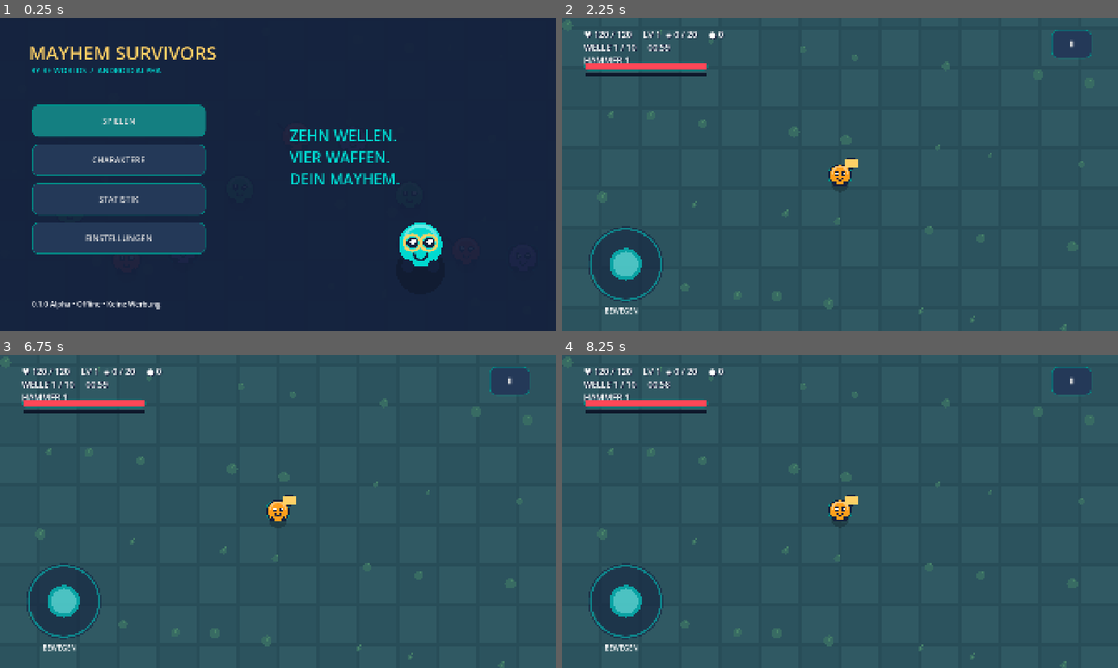
Above: before the commit, frames 1-4 (two rows, left to right).
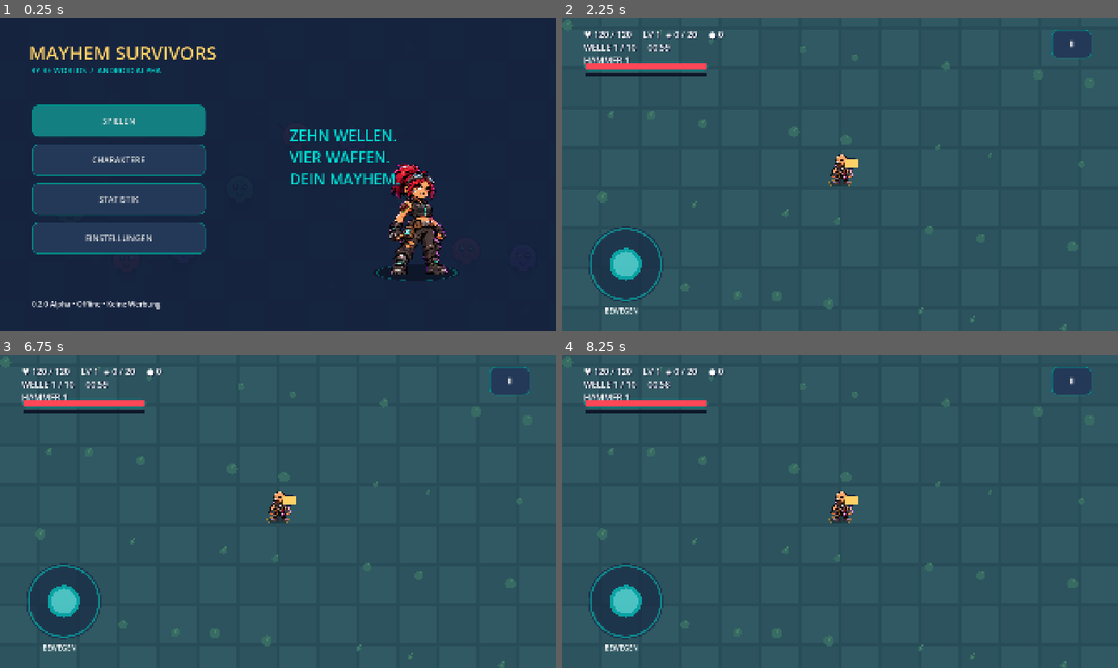
Above: after the commit, the same moments.

Repository: Whiskymitschuss/Match3
Game: Godot game, scene res://scenes/boot/main.tscn
The game is run twice, just before and just after one commit, with the same random seed, the same clock (stepped at 60 frames per second) and the same inputs.
Inputs:
- Up to frame 1 (0.25 s): no input
- Up to frame 2 (2.25 s): click "SPIELEN" at 0.5 s; click "AUSWÄHLEN" at 1.25 s; click "LOS GEHT’S" at 2 s
- Up to frame 3 (6.75 s): click "Ⅱ" at 2.75 s; click "EINSTELLUNGEN" at 3.5 s; click "ZURÜCK" at 4.25 s; click "HAUPTMENÜ" at 5 s; click "WEITERSPIELEN" at 5.75 s; click "FORTSETZEN" at 6.5 s
- Up to frame 4 (8.25 s): click "Ⅱ" at 7.25 s; click "FORTSETZEN" at 8 s

The runs differ from the first frame. In frame 1, 2.5% of the frame differs, in the area x 6-83%, y 46-93%; in frame 2, 0.3%; in frame 3, 0.3%; in frame 4, 0.3%.

Commit message:
Add reference-inspired comic character art with unchanged gameplay balance

Diff:
--- a/MayhemSurvivors/project.godot
+++ b/MayhemSurvivors/project.godot
@@ -1,7 +1,7 @@
 config_version=5
 [application]
 config/name="Mayhem Survivors"
-config/version="0.1.0 Alpha"
+config/version="0.2.0 Alpha"
 run/max_fps=60
 run/main_scene="res://scenes/boot/main.tscn"
 config/features=PackedStringArray("4.6", "GL Compatibility")
--- a/MayhemSurvivors/scripts/core/game.gd
+++ b/MayhemSurvivors/scripts/core/game.gd
@@ -2,6 +2,8 @@
 # All simulation advances exclusively in COMBAT. UI stays active in every state.
 const GameStateMachine = preload('res://scripts/core/game_state_machine.gd')
 const State = GameStateMachine.State
+const CharacterArt = preload('res://scripts/ui/character_art.gd')
+var facing = 1.0
 const INK = Color('#14213D')
 const TEAL = Color('#00D9D0')
 const GOLD = Color('#FFD166')
@@ -242,8 +244,8 @@
 	ui_root.add_child(stack)
 	for item in [play_button,char_button,stats_button,settings_button]:
 		item.reparent(stack)
-	label_at('0.1.0 Alpha • Offline • Keine Werbung',Vector2(110,970),25)
-	portrait(Vector2(1340,665),1,1.25)
+	label_at('0.2.0 Alpha • Offline • Keine Werbung',Vector2(110,970),25)
+	portrait(Vector2(1240,495),1,1.1)
 	label_at('ZEHN WELLEN.\nVIER WAFFEN.\nDEIN MAYHEM.',Vector2(1000,370),52,TEAL)
 
 func portrait(pos: Vector2, index: int, factor: float = 1.0, mode: String = 'portrait'):
@@ -259,16 +261,26 @@
 
 func character_select():
 	change_state(State.CHARACTER_SELECT)
-	backdrop('WÄHLE DEINEN HELDEN','Drei Persönlichkeiten. Ein chaotischer Auftrag.')
+	backdrop('WÄHLE DEINEN HELDEN','RF WORLDS / MAYHEM CREW')
+	var roles = ['DER BERSERKER','DIE TECHNIKERIN','DER SCHATTEN']
 	for i in range(3):
 		var c = characters[i]
-		var x = 110 + i*575
-		portrait(Vector2(x+315,245),i,.75)
-		label_at(c.name,Vector2(x+20,300),44,Color(c.color))
-		label_at(c.description,Vector2(x+20,380),23)
-		label_at('%d HP   •   %d Tempo\nStart: %s' % [c.hp,c.speed,weapon_data[c.weapon].name],Vector2(x+20,450),27)
-		button('AUSWÄHLEN',Vector2(x,610),Vector2(515,110),func(): selected=i; start_run(),Color(c.color).darkened(.65))
-	button('ZURÜCK',Vector2(110,880),Vector2(340,95),main_menu)
+		var x = 100 + i*585
+		var card = Panel.new()
+		card.position = Vector2(x,230)
+		card.size = Vector2(550,705)
+		card.mouse_filter = Control.MOUSE_FILTER_IGNORE
+		var box = style(Color('#201d35')).duplicate()
+		box.border_color = Color(c.color).darkened(.4)
+		card.add_theme_stylebox_override('panel',box)
+		ui_root.add_child(card)
+		portrait(Vector2(x+77,240),i,1.1)
+		label_at(roles[i],Vector2(x+25,645),23,Color(c.color))
+		label_at(c.name,Vector2(x+25,677),42,Color.WHITE)
+		label_at(c.description,Vector2(x+25,739),22)
+		label_at('%d HP  /  %d Tempo  /  %s' % [c.hp,c.speed,weapon_data[c.weapon].name],Vector2(x+25,782),22)
+		button('AUSWÄHLEN',Vector2(x+20,835),Vector2(510,85),func(): selected=i; start_run(),Color(c.color).darkened(.65))
+	button('ZURÜCK',Vector2(100,965),Vector2(340,85),main_menu)
 
 func statistics():
 	backdrop('DEINE STATISTIK','Lokal auf deinem Gerät gespeichert')
@@ -326,6 +338,7 @@
 	upgrade_counts.clear()
 	weapons = [{'id':c.weapon,'level':1,'clock':0.0}]
 	player.position = Vector2(1200,800)
+	facing = 1.0
 	result_recorded = false
 	prepare_wave()
 
@@ -423,6 +436,7 @@
 	run_time += delta
 	remaining = maxf(0,remaining-delta)
 	hurt_clock -= delta
+	if absf(move_input.x)>.08: facing = -1.0 if move_input.x<0 else 1.0
 	player.move_analog(move_input,speed)
 	orbit_angle += delta*3.5
 	spawn_clock -= delta
@@ -712,7 +726,7 @@
 	cleanup()
 	sound('victory' if victory else 'defeat')
 	backdrop('MAYHEM GEMEISTERT!' if victory else 'DAS WAR EIN MAYHEM!','RF WORLDS • '+('SIEG' if victory else 'GAME OVER'))
-	portrait(Vector2(1450,300),selected,1.3,'victory' if victory else 'defeat')
+	portrait(Vector2(1380,300),selected,1.05,'victory' if victory else 'defeat')
 	label_at('Welle %d / 10     Zeit %02d:%02d\nKills %d     Level %d\nSchaden %d     Gesammelte Coins %d\n\n%s' % [wave_number,int(run_time)/60,int(run_time)%60,kills,level,dealt,earned,weapon_summary()],Vector2(110,300),33)
 	button('NOCHMAL SPIELEN',Vector2(110,740),Vector2(540,110),start_run)
 	button('CHARAKTERE',Vector2(690,740),Vector2(500,110),character_select)
@@ -747,6 +761,20 @@
 	draw_arc(pos+Vector2(0,radius*.28),radius*.25,0,PI,10,INK,3,true)
 	for side in [-1,1]:
 		draw_circle(pos+Vector2(side*radius*.55,radius*.85),radius*.24,INK)
+
+func draw_player_character():
+	var moving = state == State.COMBAT and move_input.length_squared()>.01
+	var stride = sin(animation_clock*12) if moving else 0.0
+	var pos = player.position
+	var accent = Color(characters[selected].color)
+	draw_set_transform(pos+Vector2(0,26),0,Vector2(1,.3))
+	draw_circle(Vector2.ZERO,33,Color(0,0,0,.3))
+	draw_arc(Vector2.ZERO,35,0,TAU,32,Color(accent,.55),3,true)
+	draw_set_transform(pos,stride*.035,Vector2(facing,1))
+	var tint = Color(2,2,2,1) if hurt_clock>.4 else Color.WHITE
+	var rect = Rect2(Vector2(-48,-64-absf(stride)*3),Vector2(96,96))
+	draw_texture_rect_region(CharacterArt.TEXTURE,rect,CharacterArt.region(characters[selected].id,true),tint)
+	draw_set_transform(Vector2.ZERO)
 
 func _draw():
 	draw_rect(Rect2(0,0,2400,1600),Color('#284d58'))
@@ -777,7 +805,7 @@
 		if e.hp<e.max_hp:
 			draw_line(e.pos+Vector2(-e.radius,-e.radius-14),e.pos+Vector2(e.radius,-e.radius-14),INK,7)
 			draw_line(e.pos+Vector2(-e.radius,-e.radius-14),e.pos+Vector2(-e.radius+2*e.radius*maxf(0,e.hp/e.max_hp),-e.radius-14),Color('#FF4757'),5)
-	cartoon(player.position,30,Color(characters[selected].color),characters[selected].id,hurt_clock>.4)
+	draw_player_character()
 	for i in range(weapons.size()):
 		var w = weapons[i]
 		var pos = player.position+Vector2.from_angle(-.8+i*1.7)*48
--- /dev/null
+++ b/MayhemSurvivors/scripts/ui/character_art.gd
@@ -0,0 +1,8 @@
+extends RefCounted
+# One shared RGBA atlas: detailed portraits above, small gameplay figures below.
+# Artwork is visual only. Collision, weapons and stats are independent.
+const TEXTURE = preload('res://assets/characters/heroes_atlas.png')
+const CELL_SIZE = Vector2(512,512)
+const INDICES = {'bruiser':0,'sparky':1,'shade':2}
+static func region(kind: String, gameplay: bool = false) -> Rect2:
+	return Rect2(Vector2(INDICES.get(kind,0)*512,512 if gameplay else 0),CELL_SIZE)
--- a/MayhemSurvivors/scripts/ui/portrait.gd
+++ b/MayhemSurvivors/scripts/ui/portrait.gd
@@ -1,4 +1,5 @@
 extends Control
+const Art = preload('res://scripts/ui/character_art.gd')
 var color = Color('#00d9d0')
 var kind = 'sparky'
 var mode = 'portrait'
@@ -7,29 +8,21 @@
 	clock+=dt
 	queue_redraw()
 func _draw():
-	var p=Vector2(90,90+sin(clock*3)*5)
+	var floor_pos = Vector2(180,349)
+	var pulse = .5+.5*sin(clock*2)
+	# Subdued halo and shadow preserve a clean silhouette on dark panels.
+	draw_set_transform(floor_pos,0,Vector2(1,.2))
+	draw_circle(Vector2.ZERO,135,Color(0,0,0,.35))
+	draw_arc(Vector2.ZERO,123+3*pulse,0,TAU,64,Color(color,.25+.12*pulse),5,true)
+	draw_set_transform(Vector2.ZERO)
+	var bob = sin(clock*2.5)*3
+	var tint = Color.WHITE
+	if mode=='defeat':
+		tint=Color(.7,.7,.8)
+		bob=absf(sin(clock*1.8))*3
 	if mode=='victory':
-		for i in range(45):
-			var at=Vector2(fmod(i*173.0,1700),fmod(i*113+clock*90,700))
-			draw_rect(Rect2(at,Vector2(9,16)),[color,Color('#ffd166'),Color('#ff4757')][i%3])
-		draw_circle(p,87+sin(clock*4)*8,Color(1,.82,.4,.15))
-	draw_circle(p+Vector2(0,70),67,Color(0,0,0,.2))
-	if kind=='shade':
-		draw_colored_polygon(PackedVector2Array([p+Vector2(-85,25),p+Vector2(0,-105),p+Vector2(85,25)]),color.darkened(.2))
-	draw_circle(p,66,Color('#14213d'))
-	draw_circle(p,60,color)
-	draw_arc(p-Vector2(0,7),45,PI,TAU,24,color.lightened(.4),8,true)
-	if kind=='bruiser':
-		for side in [-1,1]:
-			draw_circle(p+Vector2(side*67,30),27,Color('#14213d'))
-			draw_circle(p+Vector2(side*67,27),22,Color('#ffd166'))
-	for side in [-1,1]:
-		var eye=p+Vector2(side*23,-5)
-		draw_circle(eye,15,Color('#14213d'))
-		draw_circle(eye+Vector2(2,-3),8,Color.WHITE)
-	if kind=='sparky':
-		for side in [-1,1]:draw_arc(p+Vector2(side*23,-5),22,0,TAU,24,Color('#ffd166'),6,true)
-	if mode=='defeat':
-		for side in [-1,1]:draw_circle(p+Vector2(side*24,24),6,Color('#00d9d0'))
-	else:draw_arc(p+Vector2(0,25),18,0,PI,14,Color('#14213d'),5,true)
-	for side in [-1,1]:draw_circle(p+Vector2(side*35,60),17,Color('#14213d'))
+		for i in range(35):
+			var at=Vector2(fmod(i*173.0,500)-70,fmod(i*113+clock*90,520)-100)
+			draw_rect(Rect2(at,Vector2(5,11)),[color,Color('#ffd166'),Color('#e54cff')][i%3])
+		draw_arc(Vector2(180,170),157+sin(clock*4)*6,0,TAU,64,Color(1,.82,.4,.15),8,true)
+	draw_texture_rect_region(Art.TEXTURE,Rect2(Vector2(0,bob),Vector2(360,360)),Art.region(kind),tint)
--- /dev/null
+++ b/MayhemSurvivors/tests/results/v0.2/balance_baseline.json
@@ -0,0 +1,11 @@
+{
+  "data/characters/characters.json": "7bb5083add2ef0b748045779057e0897dd5fb72c8187327f02cf01198a2d2a7d",
+  "data/enemies/enemies.json": "f541a56a922fbc87c5f6b1c6e22f97ed37d628ff13db37607475723541b742a7",
+  "data/upgrades/upgrades.json": "7540c941f53ec7d794a2a988bac44f3e6d1cecbc791dcef753f9321c6f66cbe2",
+  "data/waves/waves.json": "8576b03765ca14ffeaa62da07a8f4096b7bbc53b9fd572e15cbb8779fd2a1ceb",
+  "data/weapons/weapons.json": "99d04d4f19a74facc80d271af118f245138f3cfc776e4bc8168ffbdd1ad24d56",
+  "scripts/weapons/weapon_manager.gd": "23a5cb4a228f1e519431bee8c17dfbdc6474d31a40edd035920db192d22838c6",
+  "scripts/combat/projectile_pool.gd": "43359dc6492322ffdf1babf41c843868a134102e2b499a2767bb5ad0b1e4c3c2",
+  "scripts/characters/player_controller.gd": "dd65183ba9f7fc621280b6218565f97ec3d86d2c477a77f961ca2c0c5cbd36f1",
+  "scripts/autoload/save_manager.gd": "6e31e1d0b204dd3a4fce3c71bb1960cbc491423003e66b64c6034ba7b3f2a7f7"
+}
Binary file changed: MayhemSurvivors/assets/branding/splash.png
Binary file added: MayhemSurvivors/assets/characters/heroes_atlas.png
Not shown, added: MayhemSurvivors/assets/characters/heroes_atlas.png.import
Not shown, changed: MayhemSurvivors/builds/android/SHA256SUMS.txt
Not shown, changed: MayhemSurvivors/export_presets.cfg
Not shown, added: MayhemSurvivors/scripts/ui/character_art.gd.uid
Binary file changed: MayhemSurvivors/tests/arena.png
Binary file changed: MayhemSurvivors/tests/boss.png
Binary file changed: MayhemSurvivors/tests/characters.png
Binary file changed: MayhemSurvivors/tests/menu.png
Binary file changed: MayhemSurvivors/tests/shop.png
Binary file changed: MayhemSurvivors/tests/upgrades.png
(and 13 more such lines)
